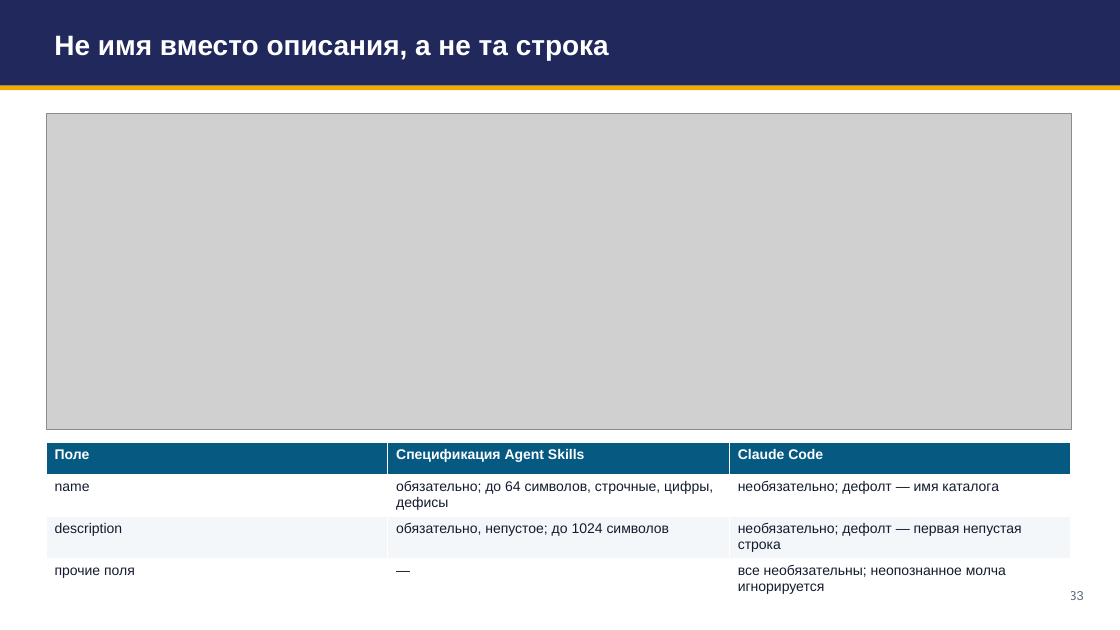
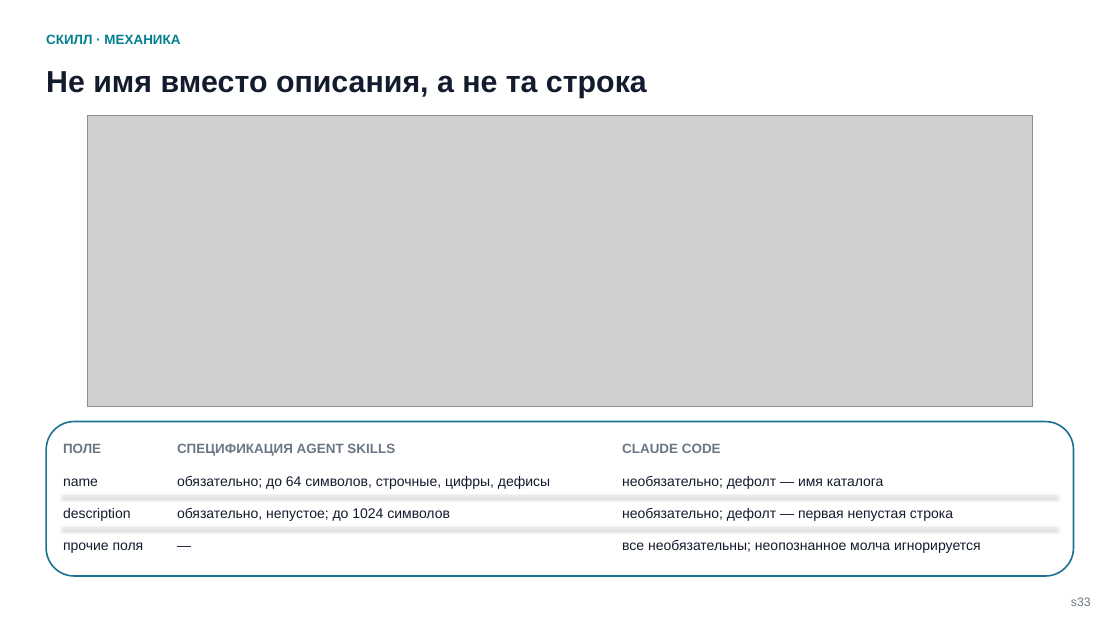
Before and after one commit to tellina-study/AI-usage-lessons, a slide deck: slide 33 of library/seminars/sem-05/rendered/sem-05.pptx. Drawn at 1120x630 pixels with LibreOffice and Linux fonts; fonts in the diff are those of the drawing; grey boxes stand for pictures. Boxes give left, top, right and bottom in pixels: in the first picture for what was removed or moved away, otherwise in the second. Text is boxed around its words. In the diff, an @@ line names an element or a change of style, - is before the commit and + after.

```diff
--- a/library/seminars/sem-05/rendered/sem-05.pptx
+++ b/library/seminars/sem-05/rendered/sem-05.pptx
@@ text "СКИЛЛ · МЕХАНИКА": place and size @@
-text "СКИЛЛ · МЕХАНИКА" at <box>0,0,1120,86</box>
+text "СКИЛЛ · МЕХАНИКА" at <box>46,34,180,44</box>
@@ text "СКИЛЛ · МЕХАНИКА" at <box>46,34,180,44</box>: fill #21295C to none @@
@@ text "Не имя вместо описания, а ...": place and size @@
-text "Не имя вместо описания, а ..." at <box>54,35,609,60</box>
+text "Не имя вместо описания, а ..." at <box>46,71,647,98</box>
@@ text "Не имя вместо описания, а ..." at <box>46,71,647,98</box>: size 24 to 26 pt, text colour #FFFFFF to #141B2E; line spacing 1 to 1.14; less space between paragraphs; vertical alignment middle to top @@
@@ text at <box>46,34,180,44</box>: text added @@
+СКИЛЛ · МЕХАНИКА
@@ rectangle removed at <box>0,86,1120,91</box> @@
@@ picture: place and size @@
-picture at <box>46,113,1071,429</box>
+picture at <box>87,115,1032,407</box>
@@ table removed at <box>46,443,1072,598</box>, 4 rows, 3 columns @@
-Поле | Спецификация Agent Skills | Claude Code
-name | обязательно; до 64 символов, строчные, цифры, дефисы | необязательно; дефолт — имя каталога
-description | обязательно, непустое; до 1024 символов | необязательно; дефолт — первая непустая строка
-прочие поля | — | все необязательны; неопознанное молча игнорируется
@@ rounded rectangle added at <box>46,422,1074,576</box>, fill #FFFFFF, outline #1C7293 1.4 pt @@
@@ text added at <box>63,444,101,453</box>, 11.5 pt, text #6B7685, bold @@
+ПОЛЕ
@@ text added at <box>177,443,395,456</box>, 11.5 pt, text #6B7685, bold @@
+СПЕЦИФИКАЦИЯ AGENT SKILLS
@@ text added at <box>622,443,721,453</box>, 11.5 pt, text #6B7685, bold @@
+CLAUDE CODE
@@ text added at <box>63,478,98,486</box>, 12 pt, text #141B2E @@
+name
@@ text added at <box>177,476,550,489</box>, 12 pt, text #141B2E @@
+обязательно; до 64 символов, строчные, цифры, дефисы
@@ text added at <box>622,476,884,489</box>, 12 pt, text #141B2E @@
+необязательно; дефолт — имя каталога
@@ line added from (63, 496) to (1057, 496), #E5EAF0 0.75 pt @@
@@ text added at <box>63,508,131,521</box>, 12 pt, text #141B2E @@
+description
@@ text added at <box>177,508,450,521</box>, 12 pt, text #141B2E @@
+обязательно, непустое; до 1024 символов
@@ text added at <box>622,508,953,521</box>, 12 pt, text #141B2E @@
+необязательно; дефолт — первая непустая строка
@@ line added from (63, 528) to (1057, 528), #E5EAF0 0.75 pt @@
@@ text added at <box>177,528,609,560</box>, 12 pt, text #141B2E @@
+—
@@ text added at <box>63,542,144,553</box>, 12 pt, text #141B2E @@
+прочие поля
@@ text added at <box>622,540,981,553</box>, 12 pt, text #141B2E @@
+все необязательны; неопознанное молча игнорируется
@@ text "s33": place and size @@
-text "s33" at <box>1063,591,1084,600</box>
+text "s33" at <box>1071,597,1091,606</box>
@@ text "s33" at <box>1071,597,1091,606</box>: size 11 to 10.5 pt, text colour #5B6B7F to #6B7685; line spacing 1 to 1.18; less space between paragraphs @@
```
Also in this commit, not shown: 55 other slides changed, 18 other files.
